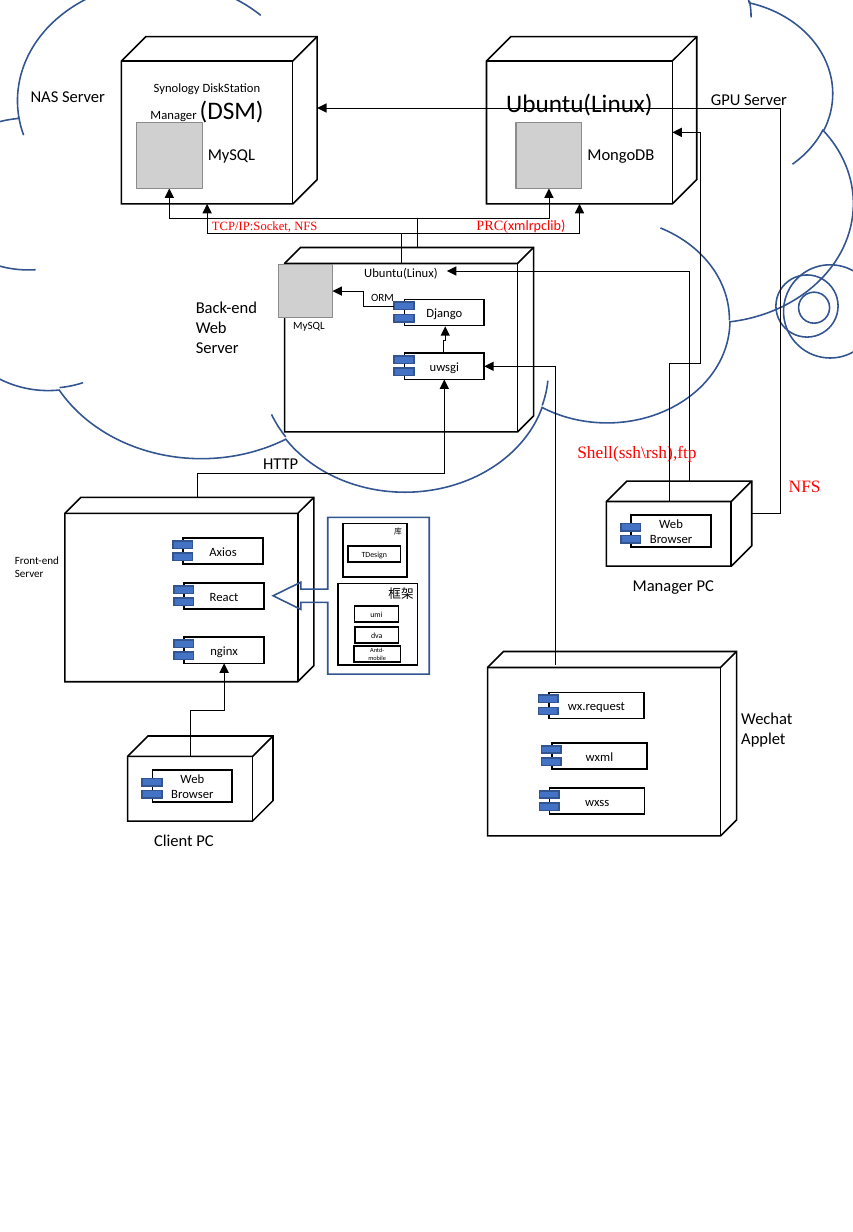
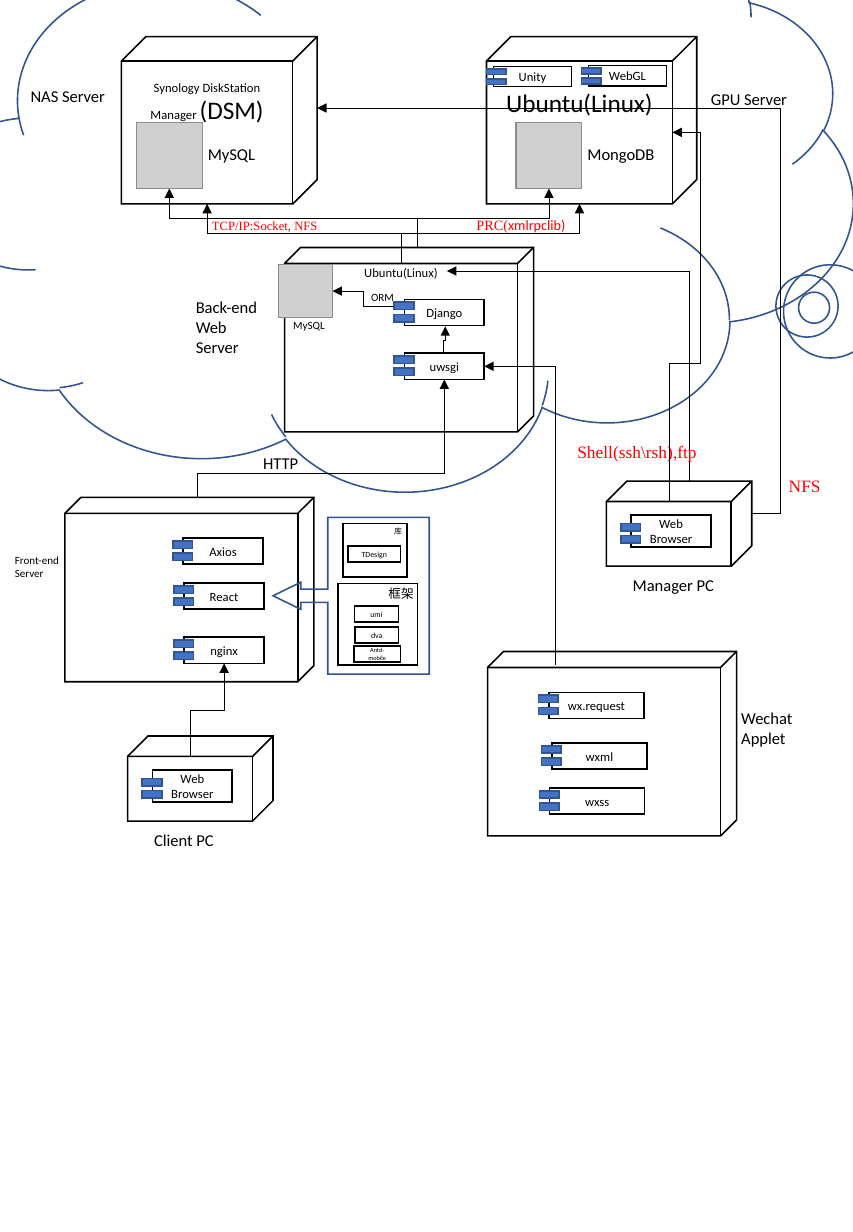
Before and after one commit to z4714/Vcat_AI_virtual_pet, a slide deck: slide 13 of 产品文档/图片资料/图例.pptx. Drawn at 853x1232 pixels with LibreOffice and Linux fonts; fonts in the diff are those of the drawing; grey boxes stand for pictures. Boxes give left, top, right and bottom in pixels: in the first picture for what was removed or moved away, otherwise in the second. Text is boxed around its words. In the diff, an @@ line names an element or a change of style, - is before the commit and + after.

```diff
--- a/产品文档/图片资料/图例.pptx
+++ b/产品文档/图片资料/图例.pptx
@@ group added at [487,66,666,86]: 6 rectangles @@
+Unity
+WebGL
```
Also in this commit, not shown: 4 other files.
